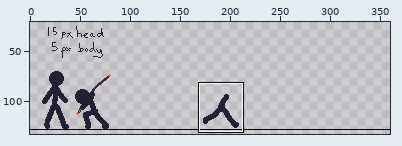
File history of a pixel-art file, Asesprite/Doodle2.aseprite. The picture above shows the old version from afar; the outline marks the close-up.
Close-up. As it was:
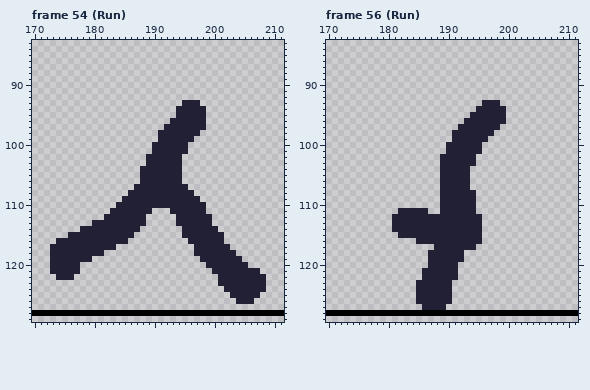
360x180 pixels, 64 frames. Shown: frame 54 (Run): x 170..211, y 83..129; frame 56 (Run): x 170..211, y 83..129. The wide view leaves out empty margins. The commit also changed other frames or places, which this record leaves out.
After the commit:
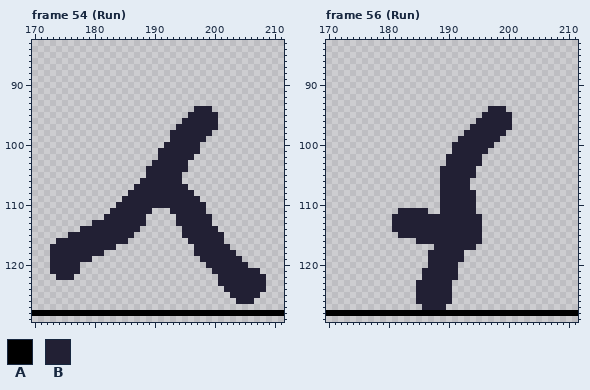
Palette (. is transparent): A #000000  B #222034
Edits made:
Changed rows in their new state; - is an unchanged pixel.
Frame 54 (Run), layer "Run/Character":
first column x 188:
 93 -------...---
 94 ------...--B-
 95 ------..---BB
 96 -----..----BB
 97 ----..-----BB
 98 ---..-----BB-
 99 ---..----BB--
100 --..----BB---
101 --.-----BB---
102 -..----BB----
103 -.-----B-----
104 .------B-----
105 .------------
Frame 56 (Run), layer "Run/Character":
first column x 189:
 93 -------...--
 94 ------..----
 95 -----..----B
 96 ----..-----B
 97 ---..-----BB
 98 --..-----BB-
 99 --.-----BB--
100 -.-----BB---
101 -.-----B----
102 .-----B-----
103 .-----B-----
104 -----B------
105 -----B------
Changed places in both close-ups, as pixel boxes (x1, y1, x2, y2):
changed: (140, 100, 218, 178)
changed: (440, 100, 512, 178)
